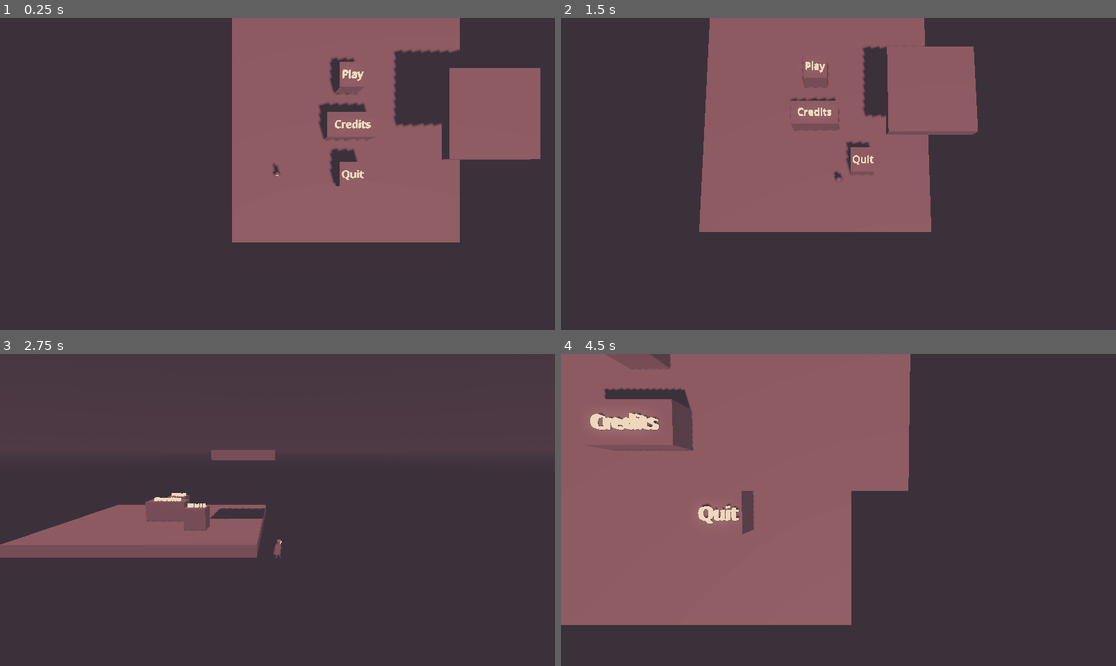
Above: before the commit, frames 1-4 (two rows, left to right).
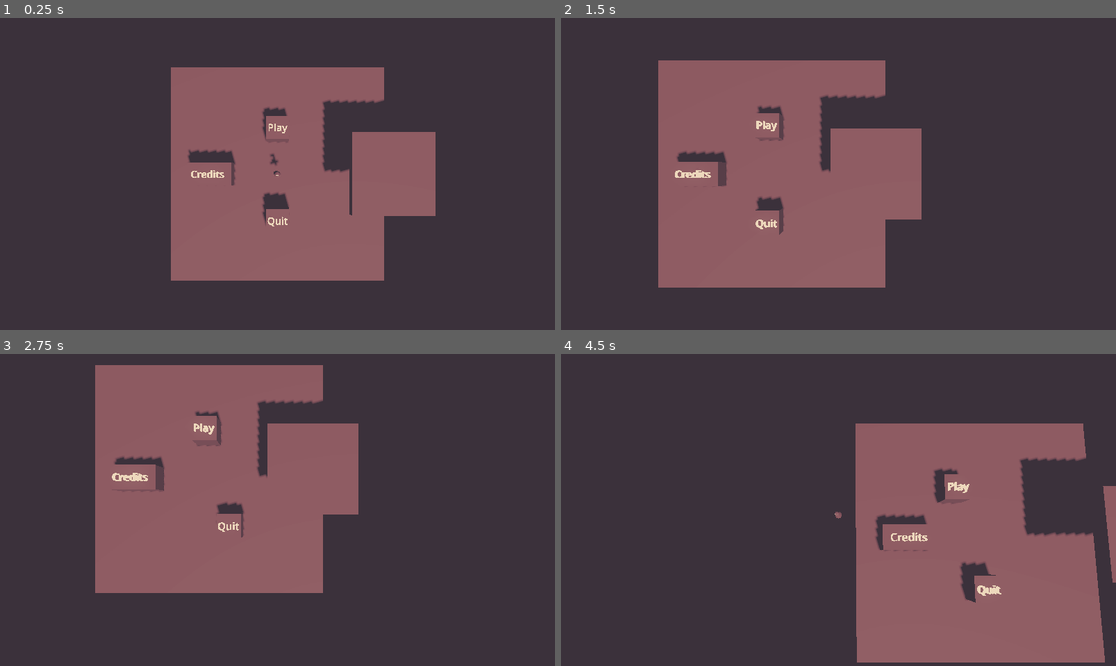
Above: after the commit, the same moments.

Repository: Raftatul/game-jam-behavior-2025
Game: Godot game, scene res://src/levels/main_menu.tscn
The game is run twice, just before and just after one commit, with the same random seed, the same clock (stepped at 60 frames per second) and the same inputs. This scene is started directly instead of the project's main scene. The engine's default icon, where the game draws it, is replaced by a stand-in: a white triangle on a blue panel in a dark square.
Inputs:
- Up to frame 1 (0.25 s): no input
- Up to frame 2 (1.5 s): tap Enter (ui_accept) at 0.5, 0.77 s; hold Right (ui_right) 0.53-1.28 s; tap Shift (dash) at 0.6 s; hold Down (ui_down) from 1.28 s (still down); tap E (switch_camera) at 1.35 s
- Up to frame 3 (2.75 s): tap Enter (ui_accept) at 1.52 s; release Down (ui_down) at 2.03 s; hold Right (ui_right) from 2.03 s (still down); tap Shift (dash) at 2.1 s
- Up to frame 4 (4.5 s): release Right (ui_right) at 2.78 s; hold Up (ui_up) 2.78-3.53 s; tap E (switch_camera) at 2.85, 4.35 s; tap Enter (ui_accept) at 3.02, 3.77 s; hold Left (ui_left) from 3.53 s (still down); tap Shift (dash) at 3.6 s

The runs differ from the first frame. In frame 1, 26% of the frame differs, in the area x 30-98%, y 0-85%; in frame 2, 24%; in frame 3, 29%; in frame 4, 75%, in the area x 0-100%, y 0-99%.

Commit message:
Fix main map

Diff:
--- a/game-jam-behavior-2025/project.godot
+++ b/game-jam-behavior-2025/project.godot
@@ -11,7 +11,7 @@
 [application]
 
 config/name="game-jam-behavior-2025"
-run/main_scene="uid://buse55bn08t6f"
+run/main_scene="uid://b7jkon6s4pmwt"
 config/features=PackedStringArray("4.4", "Forward Plus")
 config/icon="res://assets/icon.svg"
 
--- a/game-jam-behavior-2025/src/levels/main_map.tscn
+++ b/game-jam-behavior-2025/src/levels/main_map.tscn
@@ -59,7 +59,17 @@
 [node name="SM_bridge_A_stairs_A2" parent="." instance=ExtResource("6_rvsp0")]
 transform = Transform3D(-4.37114e-08, 0, -1, 0, 1, 0, 1, 0, -4.37114e-08, 2.9628, -9, 0)
 
-[node name="Checkpoint" parent="." instance=ExtResource("6_g4bww")]
+[node name="Checkpoint" parent="."]
+_import_path = NodePath("")
+unique_name_in_owner = false
+process_mode = 0
+process_priority = 0
+process_physics_priority = 0
+process_thread_group = 0
+physics_interpolation_mode = 0
+auto_translate_mode = 0
+editor_description = ""
 transform = Transform3D(13.5248, 0, 0, 0, 13.5248, 0, 0, 0, 13.5248, 11.9793, -5.94913, 0)
+script = null
 
 [connection signal="body_entered" from="KillZone" to="KillZone" method="_on_body_entered"]
--- a/game-jam-behavior-2025/src/levels/main_menu.tscn
+++ b/game-jam-behavior-2025/src/levels/main_menu.tscn
@@ -42,7 +42,7 @@
 
 [sub_resource type="BoxShape3D" id="BoxShape3D_mwphm"]
 resource_local_to_scene = true
-size = Vector3(3, 1, 1)
+size = Vector3(3, 1, 4)
 
 [sub_resource type="TextMesh" id="TextMesh_0ukkc"]
 material = SubResource("StandardMaterial3D_0ukkc")
@@ -79,9 +79,10 @@
 
 [node name="Play" parent="PushableBlock" instance=ExtResource("3_fxx5w")]
 transform = Transform3D(1, 0, 0, 0, 1, 0, 0, 0, 1, 0, 0.243782, 0)
-aabb = AABB(-1.14724, -1.18918, -1, 2.29449, 2.37835, 2)
+aabb = AABB(-1.01148, -1.18918, -1, 2.02296, 2.37835, 2)
 
 [node name="PushableBlock2" parent="." instance=ExtResource("3_mwphm")]
+transform = Transform3D(1, 0, 0, 0, 1, 0, 0, 0, 1, -6, 0, 0)
 
 [node name="CollisionShape3D" parent="PushableBlock2" index="0"]
 shape = SubResource("BoxShape3D_0ukkc")
@@ -102,7 +103,7 @@
 
 [node name="Credits" parent="PushableBlock2" instance=ExtResource("3_fxx5w")]
 transform = Transform3D(1, 0, 0, 0, 1, 0, 0, 0, 1, 0, 0.166554, 0)
-aabb = AABB(-2.19007, -1, -1, 4.38013, 2, 2)
+aabb = AABB(-1.98781, -1, -1, 3.97561, 2, 2)
 
 [node name="PushableBlock3" parent="." instance=ExtResource("3_mwphm")]
 transform = Transform3D(1, 0, 0, 0, 1, 0, 0, 0, 1, 0, 0, 4)
@@ -114,7 +115,7 @@
 
 [node name="Quit" parent="PushableBlock3" instance=ExtResource("3_fxx5w")]
 transform = Transform3D(1, 0, 0, 0, 1, 0, 0, 0, 1, 0, 0.22697, 0)
-aabb = AABB(-1.21717, -1, -1, 2.43435, 2, 2)
+aabb = AABB(-0.985067, -1, -1, 1.97013, 2, 2)
 
 [node name="CSGBox3D" type="CSGBox3D" parent="."]
 transform = Transform3D(1, 0, 0, 0, 1, 0, 0, 0, 1, 0, -2.29842, 0)
@@ -122,21 +123,21 @@
 size = Vector3(20, 1, 20)
 
 [node name="Character" parent="." instance=ExtResource("2_4hslj")]
-transform = Transform3D(1, 0, 0, 0, 1, 0, 0, 0, 1, -6, 0, 4)
+transform = Transform3D(1, 0, 0, 0, 1, 0, 0, 0, 1, 0, 3, 0)
 
 [node name="Skeleton3D" parent="Character/character_v1/metarig" index="0"]
-bones/4/position = Vector3(-4.14333e-10, 0.776928, -0.0552)
-bones/5/rotation = Quaternion(-0.0473717, 0.0108863, -0.0283856, 0.998415)
-bones/6/rotation = Quaternion(-0.0525217, -0.000474341, -0.0194777, 0.99843)
-bones/10/rotation = Quaternion(0.996204, 0.0384252, 0.0217788, -0.0750146)
-bones/11/rotation = Quaternion(-0.0477524, 0.00407527, -0.0169269, 0.998708)
-bones/12/rotation = Quaternion(0.157968, 0.000527863, -0.0702576, 0.984942)
-bones/13/position = Vector3(0.103884, 0.228977, -0.0340856)
-bones/14/position = Vector3(-0.0991587, 0.219529, 0.0268335)
-bones/16/rotation = Quaternion(0.979688, -0.0171933, 0.0134902, 0.199334)
-bones/17/rotation = Quaternion(0.240421, 0.000503323, -0.0372958, 0.969952)
-bones/19/rotation = Quaternion(0.979688, 0.0171931, -0.0134899, 0.199334)
-bones/20/rotation = Quaternion(0.240421, -0.00050332, 0.0372957, 0.969952)
+bones/4/position = Vector3(3.28143e-11, 0.779023, -0.0552)
+bones/5/rotation = Quaternion(-0.0477386, -0.0384124, 0.0278931, 0.997731)
+bones/6/rotation = Quaternion(-0.0525278, -0.00029462, -0.012098, 0.998546)
+bones/10/rotation = Quaternion(0.997714, -0.0602583, 0.0135017, -0.0274507)
+bones/11/rotation = Quaternion(0.00714905, 0.00383365, -0.0495556, 0.998738)
+bones/12/rotation = Quaternion(0.0709718, 0.0478772, 0.10214, 0.991079)
+bones/13/position = Vector3(0.0907185, 0.290623, -0.0323462)
+bones/14/position = Vector3(-0.112324, 0.281175, 0.0285729)
+bones/16/rotation = Quaternion(0.980725, -0.0163329, 0.0134254, 0.194247)
+bones/17/rotation = Quaternion(0.229887, 0.00050467, -0.0356617, 0.972564)
+bones/19/rotation = Quaternion(0.980725, 0.0163328, -0.0134251, 0.194248)
+bones/20/rotation = Quaternion(0.229887, -0.000504668, 0.0356616, 0.972564)
 
 [node name="CameraPivot" parent="Character" index="5"]
 transform = Transform3D(1, 0, 0, 0, -4.37114e-08, 1, 0, -1, -4.37114e-08, 0, 4, 0)
Not shown: 1 places in game-jam-behavior-2025/src/levels/main_map.tscn that only renumber resources
